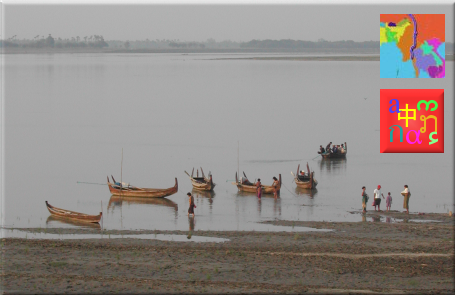
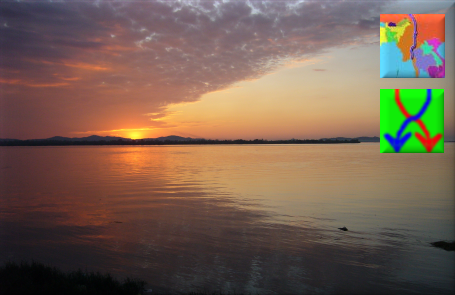
Layer changes from the first (455, 295) image to the second:
hid "LanguageBuddy" over [380, 89, 444, 153]
added layer "DocCharConvert copy" above "DocCharConvert" over [380, 89, 444, 153]
added layer "ThanLwinSoftBevel" above "ThanLwinSoft" over [380, 14, 445, 78]
renamed "Pasted Layer" to "ThanLwinSoft", hid it over [380, 14, 445, 78]
added layer "Pasted Layer" above "Pasted Layer#1" over [0, 0, 455, 295]
hid "Background copy" over [0, 0, 455, 295]
hid "Background" over [0, 0, 455, 295]
